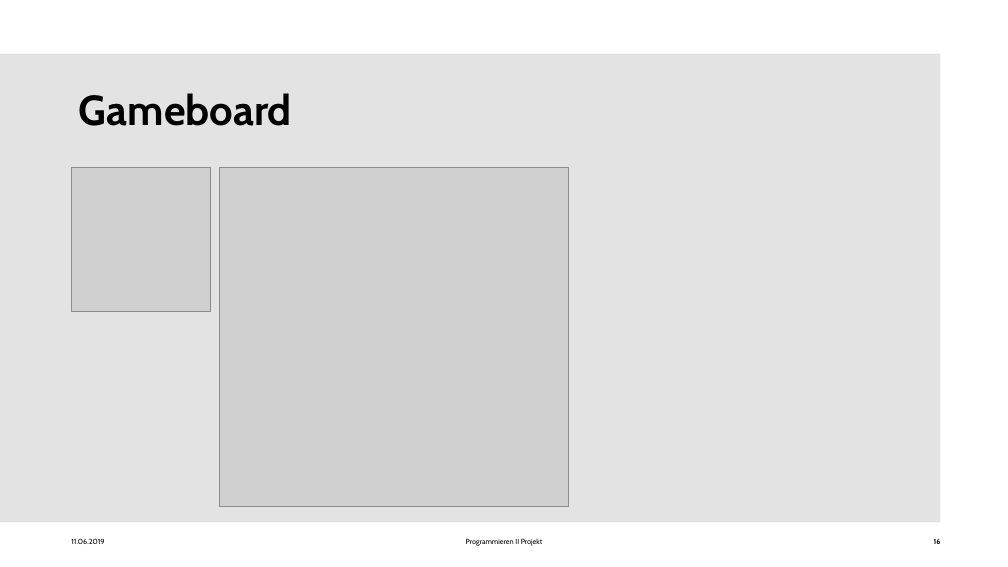
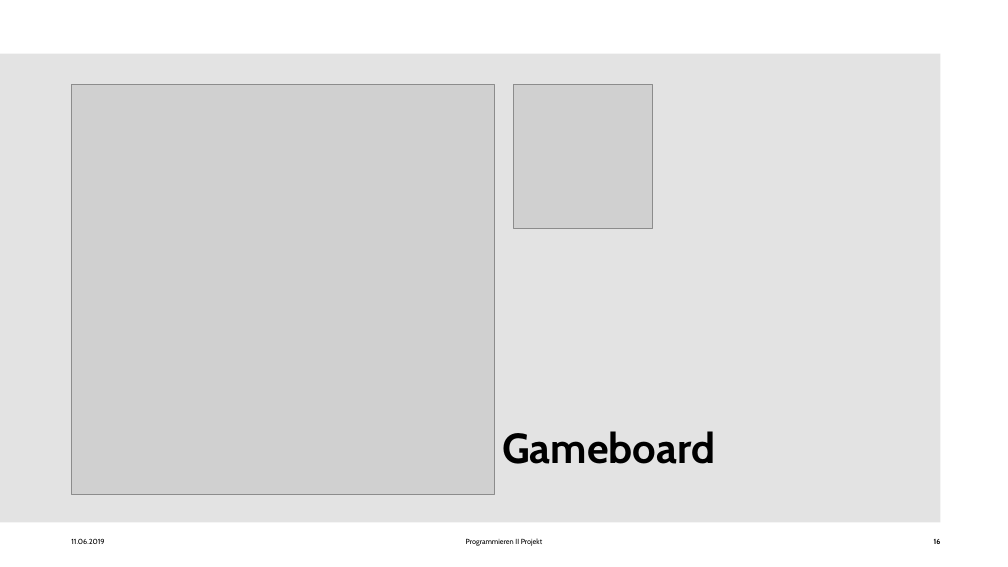
Before and after one commit to Seafyre/snakes-and-ladders, a slide deck: slide 16 of Programmieren II Projekt - Präsi.pptx. Drawn at 1008x567 pixels with LibreOffice and Linux fonts; fonts in the diff are those of the drawing; grey boxes stand for pictures; background and template pictures are left out. Boxes give left, top, right and bottom in pixels: in the first picture for what was removed or moved away, otherwise in the second. Text is boxed around its words. In the diff, an @@ line names an element or a change of style, - is before the commit and + after.

```diff
--- a/Programmieren II Projekt - Präsi.pptx
+++ b/Programmieren II Projekt - Präsi.pptx
@@ picture resized from (x1=220, y1=167, x2=569, y2=507) to (x1=71, y1=84, x2=495, y2=494) @@
@@ picture moved from (x1=71, y1=167, x2=210, y2=312) to (x1=513, y1=84, x2=653, y2=228) @@
@@ title "Gameboard" moved from (x1=79, y1=93, x2=292, y2=126) to (x1=502, y1=431, x2=715, y2=464) @@
```
